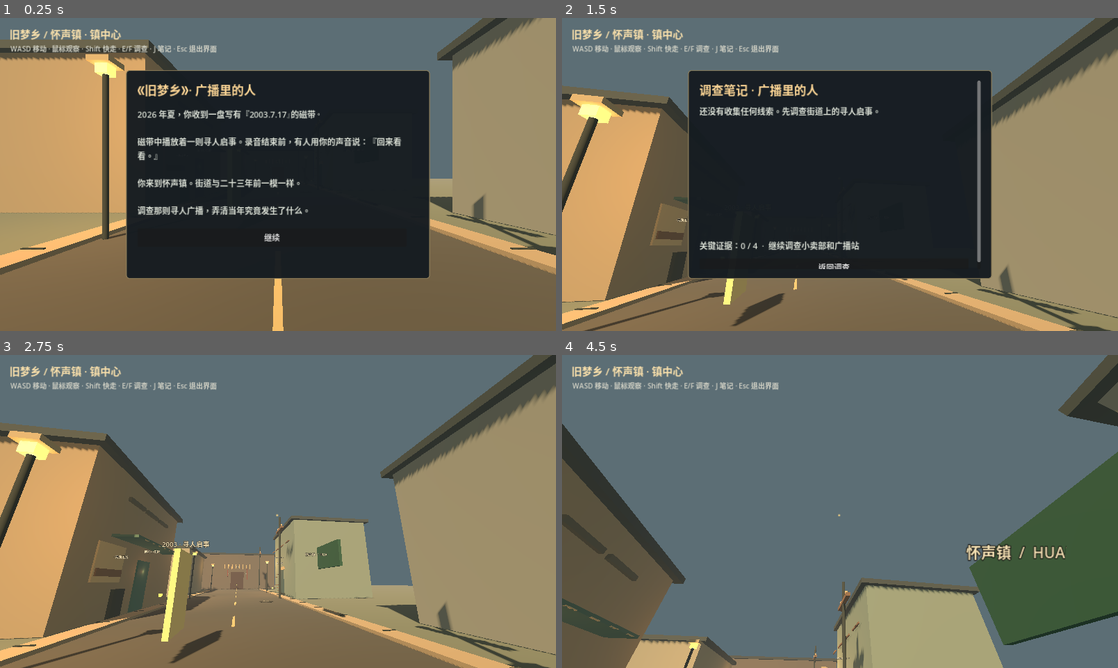
Above: before the commit, frames 1-4 (two rows, left to right).
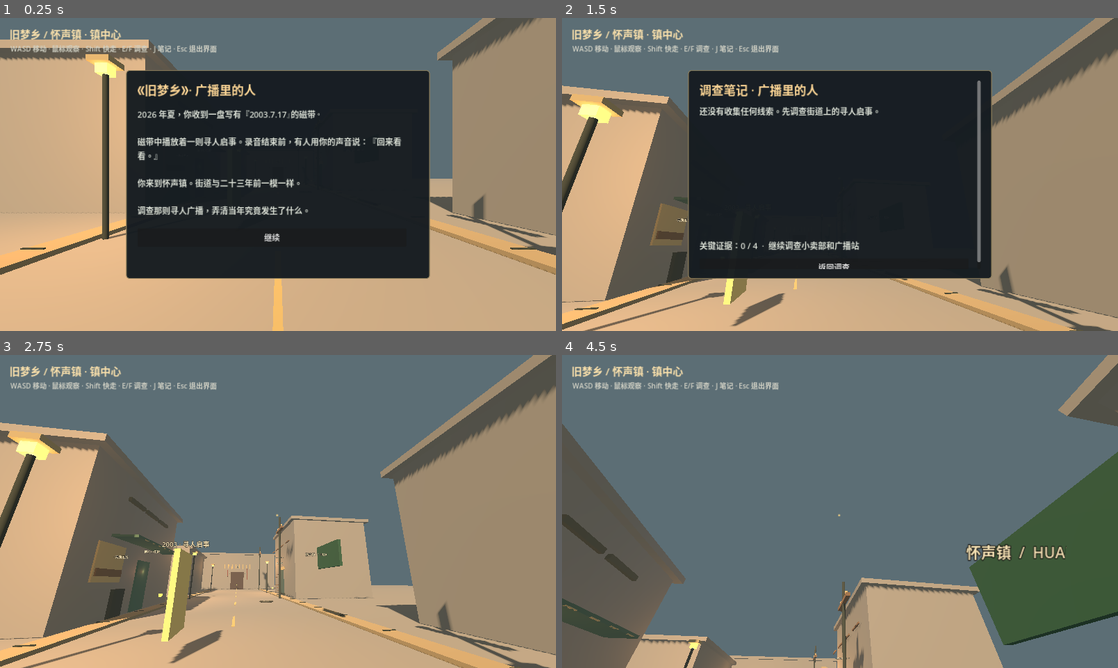
Above: after the commit, the same moments.

Repository: AureliusWu/Game2
Game: Godot game, scene res://scenes/main.tscn
Two runs of this game, one before a commit and one after it. Both use one fixed random seed, a clock stepped at 60 frames per second and the inputs below.
Inputs (mouse positions are in pixels of both pictures, inside the frame that each line leads up to):
- Up to frame 1 (0.25 s): no input
- Up to frame 2 (1.5 s): click "继续" at 0.5 s; tap Enter at 1.25 s; move the mouse to (867, 174) at 1.27 s; hold W from 1.28 s (still down); tap J at 1.35 s
- Up to frame 3 (2.75 s): release W at 2 s; click "返回调查" at 2 s
- Up to frame 4 (4.5 s): tap Space at 2.75 s; move the mouse to (812, 511) at 2.77 s; hold W from 2.78 s (still down); tap E at 2.85 s; move the mouse to (851, 505) at 3.52 s; tap F at 3.6 s; move the mouse to (834, 517) at 4.27 s; tap Shift at 4.35 s

The runs differ from the first frame. In frame 1, 35% of the frame differs, in the area x 0-100%, y 0-100%; in frame 2, 20%; in frame 3, 25%; in frame 4, 4.9%.
Error after the commit: Parse Error: Cannot find member "TEXTURE_REPEAT_ENABLED" in base "BaseMaterial3D". (res://scripts/materials.gd:17)

Commit message:
feat: apply material textures to structural architecture and place two interview placeholders

Diff:
--- a/scripts/world.gd
+++ b/scripts/world.gd
@@ -1,5 +1,6 @@
 extends Node3D
 const Dressing = preload("res://scripts/dressing.gd")
+const Materials = preload("res://scripts/materials.gd")
 ## Procedural 3D graybox for Case 01. Replace meshes/materials with licensed PBR assets later.
 ## Coordinates are in meters; interactable nodes are represented by stable hotspot IDs.
 var hotspots: Array[Dictionary] = []
@@ -26,7 +27,9 @@
     Dressing.decorate(self, zone, haunted)
     _light(Vector3(0, 7, 0), Color(0.83, 0.87, 1.0), 0.3, 23.0)
 
-func _material(color: Color, emissive: bool = false) -> StandardMaterial3D:
+func _material(color: Color, emissive: bool = false, surface: String = "") -> StandardMaterial3D:
+    if surface != "" and not emissive:
+        return Materials.get_surface(surface, color)
     var mat := StandardMaterial3D.new()
     mat.albedo_color = color
     mat.roughness = 0.88
@@ -36,12 +39,12 @@
         mat.emission_energy_multiplier = 1.4
     return mat
 
-func _box(pos: Vector3, size: Vector3, color: Color, solid: bool = false, glow: bool = false) -> void:
+func _box(pos: Vector3, size: Vector3, color: Color, solid: bool = false, glow: bool = false, surface: String = "") -> void:
     var obj := MeshInstance3D.new()
     var mesh := BoxMesh.new()
     mesh.size = size
     obj.mesh = mesh
-    obj.material_override = _material(color, glow)
+    obj.material_override = _material(color, glow, surface)
     obj.position = pos
     add_child(obj)
     if solid:
@@ -56,14 +59,14 @@
         body.add_child(collision)
         add_child(body)
 
-func _cylinder(pos: Vector3, radius: float, height: float, color: Color) -> void:
+func _cylinder(pos: Vector3, radius: float, height: float, color: Color, surface: String = "") -> void:
     var obj := MeshInstance3D.new()
     var shape := CylinderMesh.new()
     shape.top_radius = radius
     shape.bottom_radius = radius
     shape.height = height
     obj.mesh = shape
-    obj.material_override = _material(color)
+    obj.material_override = _material(color, false, surface)
     obj.position = pos
     add_child(obj)
 
@@ -92,8 +95,8 @@
     _box(pos + Vector3(0, -0.42, 0), Vector3(0.15, 0.15, 0.15), Color(0.93, 0.70, 0.31), false, true)
 
 func _building(pos: Vector3, size: Vector3, wall: Color, roof: Color) -> void:
-    _box(pos, size, wall, true)
-    _box(pos + Vector3(0, size.y * 0.5 + 0.15, 0), Vector3(size.x + 0.7, 0.30, size.z + 0.7), roof)
+    _box(pos, size, wall, true, false, "plaster")
+    _box(pos + Vector3(0, size.y * 0.5 + 0.15, 0), Vector3(size.x + 0.7, 0.30, size.z + 0.7), roof, false, false, "tile")
     for i in range(2):
         var offset: float = -size.z * 0.24 + float(i) * size.z * 0.48
         _box(pos + Vector3(0, 0.8, offset), Vector3(0.035, 1.15, 1.25), Color(0.22, 0.33, 0.34))
@@ -108,8 +111,8 @@
 func _build_street() -> void:
     var plaster := Color(0.57, 0.57, 0.49)
     var roof := Color(0.23, 0.28, 0.28)
-    _box(Vector3(0, -0.24, -8), Vector3(120, 0.45, 115), Color(0.38, 0.42, 0.37), true)
-    _box(Vector3(0, -0.005, -3), Vector3(8.3, 0.04, 75), Color(0.28, 0.29, 0.27))
+    _box(Vector3(0, -0.24, -8), Vector3(120, 0.45, 115), Color(0.38, 0.42, 0.37), true, false, "concrete")
+    _box(Vector3(0, -0.005, -3), Vector3(8.3, 0.04, 75), Color(0.28, 0.29, 0.27), false, false, "asphalt")
     _box(Vector3(-4.45, 0.05, -2), Vector3(0.65, 0.13, 77), Color(0.58, 0.53, 0.43))
     _box(Vector3(4.45, 0.05, -2), Vector3(0.65, 0.13, 77), Color(0.58, 0.53, 0.43))
     for i in range(9):
@@ -137,12 +140,12 @@
     _spot("enter_shrine", "进入祠堂", Vector3(0, 1.2, -26.6))
 
 func _room(floor: Color, wall: Color) -> void:
-    _box(Vector3(0, -0.23, 0), Vector3(12, 0.45, 12), floor, true)
-    _box(Vector3(0, 3.2, -6), Vector3(12, 6.4, 0.35), wall, true)
-    _box(Vector3(-6, 3.2, 0), Vector3(0.35, 6.4, 12), wall, true)
-    _box(Vector3(6, 3.2, 0), Vector3(0.35, 6.4, 12), wall, true)
-    _box(Vector3(0, 3.2, 6), Vector3(12, 6.4, 0.35), wall, true)
-    _box(Vector3(0, 6.45, 0), Vector3(12, 0.25, 12), Color(0.30, 0.31, 0.28))
+    _box(Vector3(0, -0.23, 0), Vector3(12, 0.45, 12), floor, true, false, "tile")
+    _box(Vector3(0, 3.2, -6), Vector3(12, 6.4, 0.35), wall, true, false, "plaster")
+    _box(Vector3(-6, 3.2, 0), Vector3(0.35, 6.4, 12), wall, true, false, "plaster")
+    _box(Vector3(6, 3.2, 0), Vector3(0.35, 6.4, 12), wall, true, false, "plaster")
+    _box(Vector3(0, 3.2, 6), Vector3(12, 6.4, 0.35), wall, true, false, "plaster")
+    _box(Vector3(0, 6.45, 0), Vector3(12, 0.25, 12), Color(0.30, 0.31, 0.28), false, false, "concrete")
     _box(Vector3(0, 3.3, -5.75), Vector3(2.2, 1.4, 0.08), Color(0.23, 0.33, 0.36))
     _box(Vector3(0, 3.3, -5.68), Vector3(0.07, 1.5, 0.08), Color(0.50, 0.45, 0.33))
     _spot("exit", "返回街道", Vector3(0, 1.25, 4.4))
@@ -159,6 +162,8 @@
     _spot("ledger", "翻阅旧账本", Vector3(-1.8, 1.38, -1.6))
     _label("汽水  五角", Vector3(3.3, 3.9, -3.3), 30)
     _spot("calendar", "查看墙上旧日历", Vector3(-4.4, 3.3, -4.8))
+    _placeholder_person(Vector3(-3.6, 0, 0.1), Color(0.33, 0.39, 0.33))
+    _spot("npc_shop", "询问吴婶", Vector3(-3.6, 1.42, 0.1))
 
 func _build_radio() -> void:
     _room(Color(0.34, 0.35, 0.34), Color(0.51, 0.56, 0.52))
@@ -172,6 +177,8 @@
     _spot("log", "阅读值班日志", Vector3(-2.0, 1.45, -1.9))
     _spot("tape", "播放旧录音", Vector3(2.0, 1.45, -1.9))
     _spot("broadcast_notice", "查看停播通知", Vector3(-4.1, 2.7, -4.7))
+    _placeholder_person(Vector3(3.35, 0, 0.5), Color(0.30, 0.36, 0.47))
+    _spot("npc_radio", "询问陈站长", Vector3(3.35, 1.42, 0.5))
 
 func _build_shrine() -> void:
     _room(Color(0.28, 0.25, 0.22), Color(0.34, 0.32, 0.28))
@@ -184,3 +191,20 @@
     _spot("ritual", "阅读封声残页", Vector3(-2.3, 1.4, -2.1))
     _spot("tablet", "查看无名牌位", Vector3(0.0, 2.3, -3.55))
     _light(Vector3(0, 3.4, -3), Color(0.99, 0.62, 0.32), 1.6, 10.0)
+
+func _placeholder_person(pos: Vector3, coat: Color) -> void:
+    # Explicit temporary witness mannequin, with human height and period clothing proportions.
+    # No silhouette implies a final character asset or facial animation.
+    _cylinder(pos + Vector3(0, 0.82, 0), 0.28, 1.03, coat, "wood")
+    _cylinder(pos + Vector3(-0.37, 0.91, 0), 0.10, 0.83, coat)
+    _cylinder(pos + Vector3(0.37, 0.91, 0), 0.10, 0.83, coat)
+    _cylinder(pos + Vector3(-0.13, 0.22, 0), 0.10, 0.46, Color(0.24, 0.25, 0.23))
+    _cylinder(pos + Vector3(0.13, 0.22, 0), 0.10, 0.46, Color(0.24, 0.25, 0.23))
+    var head := MeshInstance3D.new()
+    var sphere := SphereMesh.new()
+    sphere.radius = 0.23
+    sphere.height = 0.46
+    head.mesh = sphere
+    head.position = pos + Vector3(0, 1.60, 0)
+    head.material_override = _material(Color(0.67, 0.54, 0.40), false, "plaster")
+    add_child(head)
